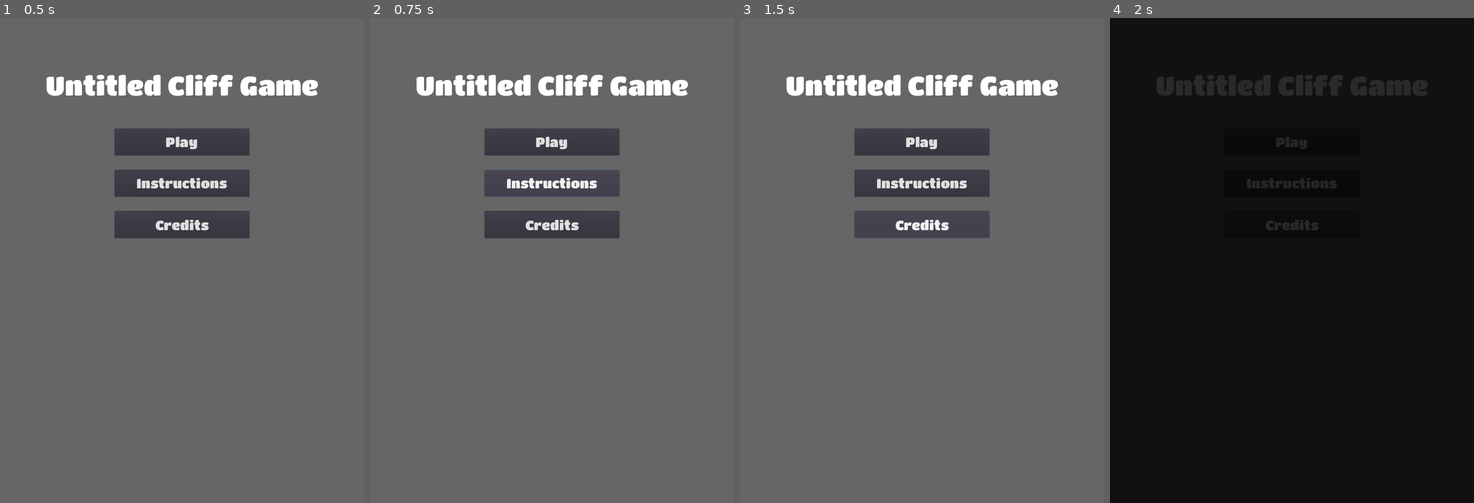
Above: before the commit, frames 1-4 (left to right).
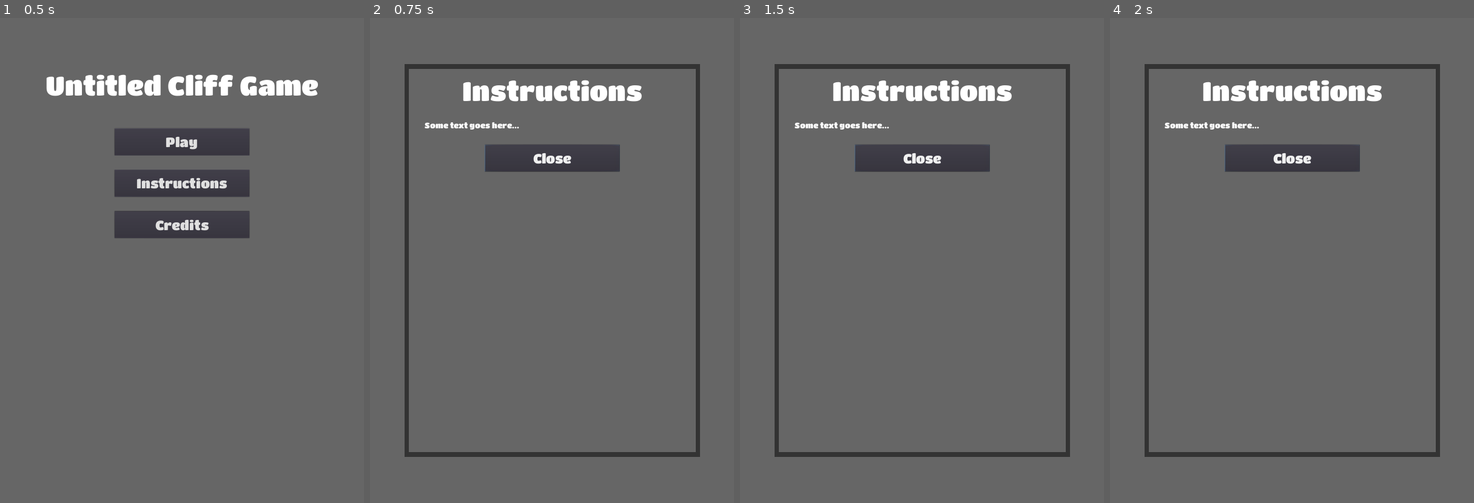
Above: after the commit, the same moments.

Repository: jeremy-breidenbach/game-off-2022
Game: Godot game, scene res://src/scenes/title/Title.tscn
The game is run twice, just before and just after one commit, with the same random seed, the same clock (stepped at 60 frames per second) and the same inputs.
Inputs:
- Up to frame 1 (0.5 s): no input
- Up to frame 2 (0.75 s): click "Instructions" at 0.5 s
- Up to frame 3 (1.5 s): click "Credits" at 1.25 s
- Up to frame 4 (2 s): no input

Frame 1 is identical in both runs. In frame 2, 12% of the frame differs, in the area x 9-91%, y 9-91%; in frame 3, 12%; in frame 4, 100%, in the area x 0-100%, y 0-100%.

Commit message:
feat: start adding popups and touch controls, update background and cliff sprites

Diff:
--- a/project.godot
+++ b/project.godot
@@ -44,6 +44,10 @@
  ]
 }
 
+[input_devices]
+
+pointing/emulate_touch_from_mouse=true
+
 [physics]
 
 common/enable_pause_aware_picking=true
--- a/src/maps/Background.gd
+++ b/src/maps/Background.gd
@@ -7,7 +7,7 @@
 # enums
 
 # constants
-const VELOCITY = 15
+const VELOCITY = 10
 
 # exported variables
 
--- a/src/maps/Level1_Left.tscn
+++ b/src/maps/Level1_Left.tscn
@@ -1,6 +1,6 @@
 [gd_scene load_steps=3 format=2]
 
-[ext_resource path="res://src/maps/Level1_Left.png" type="Texture" id=1]
+[ext_resource path="res://src/maps/Cliffs_192x2048.png" type="Texture" id=1]
 
 [sub_resource type="RectangleShape2D" id=1]
 extents = Vector2( 94, 1077.5 )
@@ -8,6 +8,7 @@
 [node name="Level1_Left" type="StaticBody2D"]
 
 [node name="Sprite" type="Sprite" parent="."]
+scale = Vector2( 1, 1.05 )
 texture = ExtResource( 1 )
 
 [node name="CollisionShape2D" type="CollisionShape2D" parent="."]
--- a/src/maps/Level1_Right.tscn
+++ b/src/maps/Level1_Right.tscn
@@ -1,6 +1,6 @@
 [gd_scene load_steps=3 format=2]
 
-[ext_resource path="res://src/maps/Level1_Right.png" type="Texture" id=1]
+[ext_resource path="res://src/maps/Cliffs_192x2048.png" type="Texture" id=1]
 
 [sub_resource type="RectangleShape2D" id=1]
 extents = Vector2( 91.5, 1080.5 )
@@ -8,6 +8,7 @@
 [node name="Level1_Right" type="StaticBody2D"]
 
 [node name="Sprite" type="Sprite" parent="."]
+scale = Vector2( 1, 1.05 )
 texture = ExtResource( 1 )
 
 [node name="CollisionShape2D" type="CollisionShape2D" parent="."]
--- a/src/scenes/level-1/Level1.tscn
+++ b/src/scenes/level-1/Level1.tscn
@@ -1,11 +1,12 @@
-[gd_scene load_steps=7 format=2]
+[gd_scene load_steps=8 format=2]
 
 [ext_resource path="res://src/player/Player.tscn" type="PackedScene" id=1]
 [ext_resource path="res://src/maps/Level1_Left.tscn" type="PackedScene" id=2]
 [ext_resource path="res://src/maps/Level1_Right.tscn" type="PackedScene" id=3]
 [ext_resource path="res://src/ui/game-hud/GameHud.tscn" type="PackedScene" id=4]
-[ext_resource path="res://src/maps/Background.png" type="Texture" id=5]
+[ext_resource path="res://src/maps/BackgroundSky_1620x2160.png" type="Texture" id=5]
 [ext_resource path="res://src/maps/Background.gd" type="Script" id=6]
+[ext_resource path="res://src/ui/game-controls/GameControls.tscn" type="PackedScene" id=7]
 
 [node name="Level1" type="Node2D"]
 
@@ -34,3 +35,5 @@
 current = true
 
 [node name="GameHud" parent="." instance=ExtResource( 4 )]
+
+[node name="CanvasLayer" parent="." instance=ExtResource( 7 )]
--- a/src/scenes/title/Title.gd
+++ b/src/scenes/title/Title.gd
@@ -3,6 +3,9 @@
 onready var play_button = $"%PlayButton"
 onready var instructions_button = $"%InstructionsButton"
 onready var credits_button = $"%CreditsButton"
+onready var credits_popup = $CreditsPopup
+onready var instructions_popup = $InstructionsPopup
+
 
 # Called when the node enters the scene tree for the first time.
 func _ready():
@@ -10,8 +13,20 @@
 
 
 func _on_CreditsButton_pressed():
-	SceneChanger.change_scene("res://src/scenes/credits/Credits.tscn", 0.25)
+	credits_popup.popup_centered_ratio(0.8)
 
 
 func _on_PlayButton_pressed():
 	SceneChanger.change_scene("res://src/scenes/level-1/Level1.tscn", 0.25)
+
+
+func _on_InstructionsButton_pressed():
+	instructions_popup.popup_centered_ratio(0.8)
+
+
+func _on_CloseInstructionsPopupButton_pressed():
+	instructions_popup.visible = false
+
+
+func _on_CloseCreditsButton_pressed():
+	credits_popup.visible = false
--- a/src/scenes/title/Title.tscn
+++ b/src/scenes/title/Title.tscn
@@ -1,8 +1,9 @@
-[gd_scene load_steps=4 format=2]
+[gd_scene load_steps=5 format=2]
 
 [ext_resource path="res://src/scenes/title/Title.gd" type="Script" id=1]
 [ext_resource path="res://src/fonts/TitanOne_120.tres" type="DynamicFont" id=2]
 [ext_resource path="res://src/fonts/TitanOne_60.tres" type="DynamicFont" id=3]
+[ext_resource path="res://src/fonts/TitanOne_36.tres" type="DynamicFont" id=4]
 
 [node name="Title" type="Node"]
 script = ExtResource( 1 )
@@ -97,5 +98,204 @@
 custom_fonts/font = ExtResource( 3 )
 text = "Credits"
 
+[node name="InstructionsPopup" type="PopupDialog" parent="."]
+visible = true
+anchor_left = 0.5
+anchor_right = 0.5
+margin_left = -607.5
+margin_right = 607.5
+margin_bottom = 400.0
+rect_min_size = Vector2( 1215, 800 )
+
+[node name="ColorRect" type="ColorRect" parent="InstructionsPopup"]
+anchor_right = 1.0
+anchor_bottom = 1.0
+color = Color( 0.4, 0.4, 0.4, 1 )
+
+[node name="ReferenceRect" type="ReferenceRect" parent="InstructionsPopup/ColorRect"]
+anchor_right = 1.0
+anchor_bottom = 1.0
+margin_left = 0.5
+margin_right = 0.5
+border_color = Color( 0.2, 0.2, 0.2, 1 )
+border_width = 20.0
+editor_only = false
+
+[node name="MarginContainer" type="MarginContainer" parent="InstructionsPopup/ColorRect/ReferenceRect"]
+anchor_right = 1.0
+anchor_bottom = 1.0
+custom_constants/margin_right = 20
+custom_constants/margin_top = 20
+custom_constants/margin_left = 20
+custom_constants/margin_bottom = 20
+
+[node name="VBoxContainer" type="VBoxContainer" parent="InstructionsPopup/ColorRect/ReferenceRect/MarginContainer"]
+margin_left = 20.0
+margin_top = 20.0
+margin_right = 1195.0
+margin_bottom = 780.0
+
+[node name="MarginContainer" type="MarginContainer" parent="InstructionsPopup/ColorRect/ReferenceRect/MarginContainer/VBoxContainer"]
+margin_right = 1175.0
+margin_bottom = 158.0
+custom_constants/margin_top = 20
+
+[node name="Label" type="Label" parent="InstructionsPopup/ColorRect/ReferenceRect/MarginContainer/VBoxContainer/MarginContainer"]
+margin_top = 20.0
+margin_right = 1175.0
+margin_bottom = 158.0
+custom_fonts/font = ExtResource( 2 )
+text = "Instructions"
+align = 1
+
+[node name="MarginContainer2" type="MarginContainer" parent="InstructionsPopup/ColorRect/ReferenceRect/MarginContainer/VBoxContainer"]
+margin_top = 162.0
+margin_right = 1175.0
+margin_bottom = 264.0
+custom_constants/margin_top = 60
+custom_constants/margin_left = 60
+
+[node name="Label" type="Label" parent="InstructionsPopup/ColorRect/ReferenceRect/MarginContainer/VBoxContainer/MarginContainer2"]
+margin_left = 60.0
+margin_top = 60.0
+margin_right = 1175.0
+margin_bottom = 102.0
+custom_fonts/font = ExtResource( 4 )
+text = "Some text goes here..."
+
+[node name="CenterContainer" type="CenterContainer" parent="InstructionsPopup/ColorRect/ReferenceRect/MarginContainer/VBoxContainer"]
+margin_top = 268.0
+margin_right = 1175.0
+margin_bottom = 448.0
+
+[node name="MarginContainer3" type="MarginContainer" parent="InstructionsPopup/ColorRect/ReferenceRect/MarginContainer/VBoxContainer/CenterContainer"]
+margin_left = 287.0
+margin_right = 887.0
+margin_bottom = 180.0
+size_flags_horizontal = 0
+custom_constants/margin_top = 60
+
+[node name="CloseInstructionsPopupButton" type="Button" parent="InstructionsPopup/ColorRect/ReferenceRect/MarginContainer/VBoxContainer/CenterContainer/MarginContainer3"]
+unique_name_in_owner = true
+margin_top = 60.0
+margin_right = 600.0
+margin_bottom = 180.0
+rect_min_size = Vector2( 600, 120 )
+custom_fonts/font = ExtResource( 3 )
+text = "Close"
+
+[node name="CreditsPopup" type="PopupDialog" parent="."]
+visible = true
+anchor_left = 0.5
+anchor_top = 1.0
+anchor_right = 0.5
+anchor_bottom = 1.0
+margin_left = -607.5
+margin_top = -800.0
+margin_right = 607.5
+rect_min_size = Vector2( 1215, 800 )
+
+[node name="ColorRect" type="ColorRect" parent="CreditsPopup"]
+anchor_right = 1.0
+anchor_bottom = 1.0
+color = Color( 0.4, 0.4, 0.4, 1 )
+
+[node name="ReferenceRect" type="ReferenceRect" parent="CreditsPopup/ColorRect"]
+anchor_right = 1.0
+anchor_bottom = 1.0
+border_color = Color( 0.2, 0.2, 0.2, 1 )
+border_width = 20.0
+editor_only = false
+
+[node name="MarginContainer" type="MarginContainer" parent="CreditsPopup/ColorRect/ReferenceRect"]
+anchor_right = 1.0
+anchor_bottom = 1.0
+custom_constants/margin_right = 20
+custom_constants/margin_top = 20
+custom_constants/margin_left = 20
+custom_constants/margin_bottom = 20
+
+[node name="VBoxContainer" type="VBoxContainer" parent="CreditsPopup/ColorRect/ReferenceRect/MarginContainer"]
+margin_left = 20.0
+margin_top = 20.0
+margin_right = 1195.0
+margin_bottom = 780.0
+
+[node name="MarginContainer" type="MarginContainer" parent="CreditsPopup/ColorRect/ReferenceRect/MarginContainer/VBoxContainer"]
+margin_right = 1175.0
+margin_bottom = 158.0
+custom_constants/margin_top = 20
+
+[node name="Label" type="Label" parent="CreditsPopup/ColorRect/ReferenceRect/MarginContainer/VBoxContainer/MarginContainer"]
+margin_top = 20.0
+margin_right = 1175.0
+margin_bottom = 158.0
+custom_fonts/font = ExtResource( 2 )
+text = "Credits"
+align = 1
+
+[node name="MarginContainer2" type="MarginContainer" parent="CreditsPopup/ColorRect/ReferenceRect/MarginContainer/VBoxContainer"]
+margin_top = 162.0
+margin_right = 1175.0
+margin_bottom = 402.0
+custom_constants/margin_top = 60
+custom_constants/margin_left = 60
+
+[node name="VBoxContainer" type="VBoxContainer" parent="CreditsPopup/ColorRect/ReferenceRect/MarginContainer/VBoxContainer/MarginContainer2"]
+margin_left = 60.0
+margin_top = 60.0
+margin_right = 1175.0
+margin_bottom = 240.0
+
+[node name="Label" type="Label" parent="CreditsPopup/ColorRect/ReferenceRect/MarginContainer/VBoxContainer/MarginContainer2/VBoxContainer"]
+margin_right = 1115.0
+margin_bottom = 42.0
+custom_fonts/font = ExtResource( 4 )
+text = "Jeremy Breidenbach"
+
+[node name="Label2" type="Label" parent="CreditsPopup/ColorRect/ReferenceRect/MarginContainer/VBoxContainer/MarginContainer2/VBoxContainer"]
+margin_top = 46.0
+margin_right = 1115.0
+margin_bottom = 88.0
+custom_fonts/font = ExtResource( 4 )
+text = "Autumn Breidenbach"
+
+[node name="Label3" type="Label" parent="CreditsPopup/ColorRect/ReferenceRect/MarginContainer/VBoxContainer/MarginContainer2/VBoxContainer"]
+margin_top = 92.0
+margin_right = 1115.0
+margin_bottom = 134.0
+custom_fonts/font = ExtResource( 4 )
+text = "Eve Breidenbach"
+
+[node name="Label4" type="Label" parent="CreditsPopup/ColorRect/ReferenceRect/MarginContainer/VBoxContainer/MarginContainer2/VBoxContainer"]
+margin_top = 138.0
+margin_right = 1115.0
+margin_bottom = 180.0
+custom_fonts/font = ExtResource( 4 )
+text = "Meghan Breidenbach"
+
+[node name="CenterContainer" type="CenterContainer" parent="CreditsPopup/ColorRect/ReferenceRect/MarginContainer/VBoxContainer"]
+margin_top = 406.0
+margin_right = 1175.0
+margin_bottom = 586.0
+
+[node name="MarginContainer3" type="MarginContainer" parent="CreditsPopup/ColorRect/ReferenceRect/MarginContainer/VBoxContainer/CenterContainer"]
+margin_left = 287.0
+margin_right = 887.0
+margin_bottom = 180.0
+size_flags_horizontal = 0
+custom_constants/margin_top = 60
+
+[node name="CloseCreditsButton" type="Button" parent="CreditsPopup/ColorRect/ReferenceRect/MarginContainer/VBoxContainer/CenterContainer/MarginContainer3"]
+margin_top = 60.0
+margin_right = 600.0
+margin_bottom = 180.0
+rect_min_size = Vector2( 600, 120 )
+custom_fonts/font = ExtResource( 3 )
+text = "Close"
+
 [connection signal="pressed" from="MarginContainer/VBoxContainer/MarginContainer2/CenterContainer/PlayButton" to="." method="_on_PlayButton_pressed"]
+[connection signal="pressed" from="MarginContainer/VBoxContainer/MarginContainer3/CenterContainer/InstructionsButton" to="." method="_on_InstructionsButton_pressed"]
 [connection signal="pressed" from="MarginContainer/VBoxContainer/MarginContainer4/CenterContainer/CreditsButton" to="." method="_on_CreditsButton_pressed"]
+[connection signal="pressed" from="InstructionsPopup/ColorRect/ReferenceRect/MarginContainer/VBoxContainer/CenterContainer/MarginContainer3/CloseInstructionsPopupButton" to="." method="_on_CloseInstructionsPopupButton_pressed"]
+[connection signal="pressed" from="CreditsPopup/ColorRect/ReferenceRect/MarginContainer/VBoxContainer/CenterContainer/MarginContainer3/CloseCreditsButton" to="." method="_on_CloseCreditsButton_pressed"]
--- /dev/null
+++ b/src/ui/game-controls/GameControls.tscn
@@ -0,0 +1,18 @@
+[gd_scene load_steps=3 format=2]
+
+[ext_resource path="res://src/ui/game-controls/flatLight22.png" type="Texture" id=1]
+[ext_resource path="res://src/ui/game-controls/flatLight23.png" type="Texture" id=2]
+
+[node name="CanvasLayer" type="CanvasLayer"]
+
+[node name="LeftTouchScreenButton" type="TouchScreenButton" parent="."]
+position = Vector2( 40, 1960 )
+scale = Vector2( 2, 2 )
+normal = ExtResource( 1 )
+action = "move_left"
+
+[node name="RightTouchScreenButton" type="TouchScreenButton" parent="."]
+position = Vector2( 1420, 1960 )
+scale = Vector2( 2, 2 )
+normal = ExtResource( 2 )
+action = "move_right"
Binary file added: src/maps/BackgroundSky_1620x2160.png
Not shown, added: src/maps/BackgroundSky_1620x2160.png.import
Binary file added: src/maps/Cliffs_192x2048.png
Not shown, added: src/maps/Cliffs_192x2048.png.import
Binary file added: src/ui/game-controls/flatLight22.png
Not shown, added: src/ui/game-controls/flatLight22.png.import
Binary file added: src/ui/game-controls/flatLight23.png
Not shown, added: src/ui/game-controls/flatLight23.png.import
